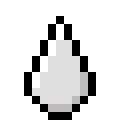
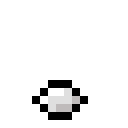
Layered file, before and after one edit (128 × 128). Changes by layer:
showed "drop copy 4" over [32, 80, 88, 112]
hid "drop" over [24, 16, 96, 112]
